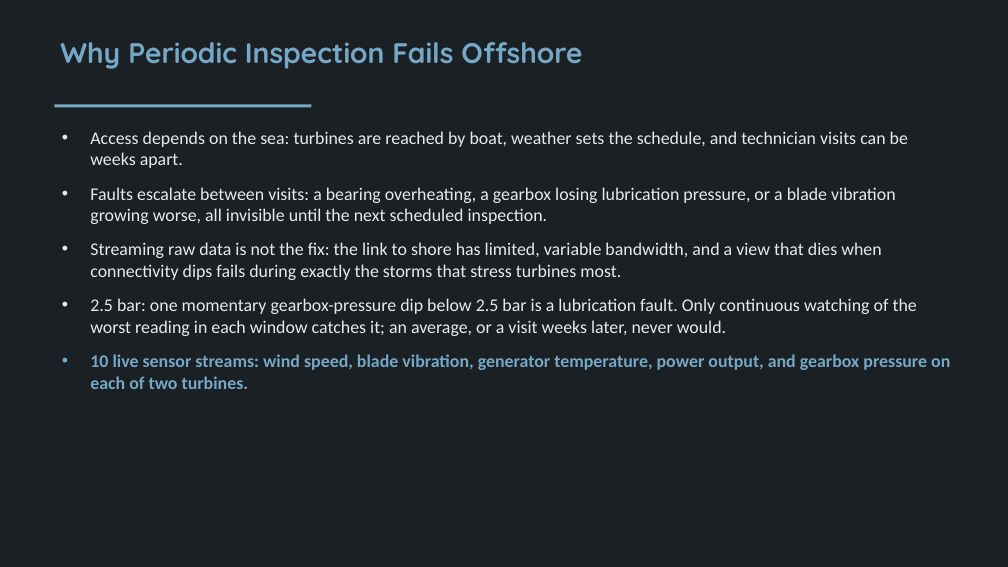
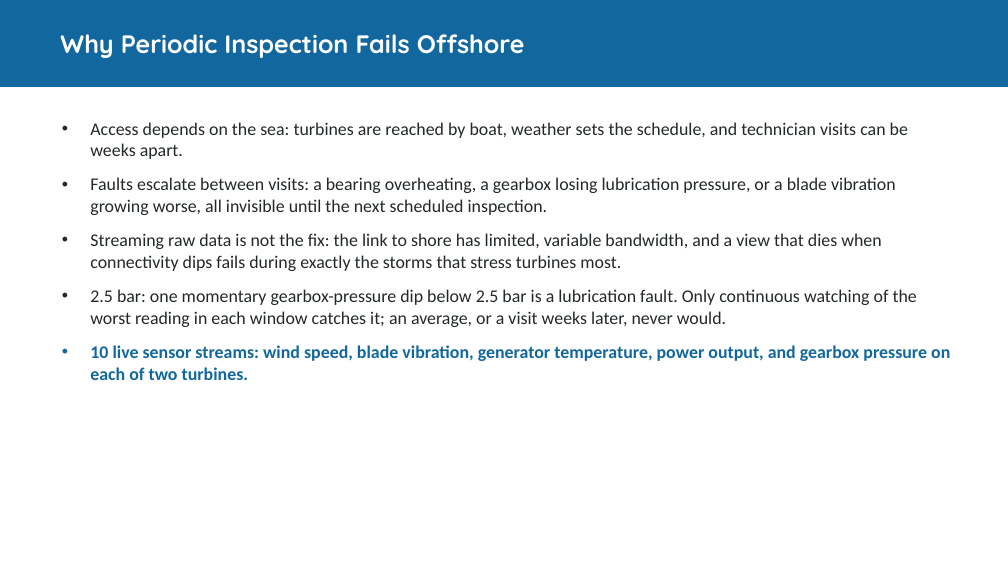
Before and after one commit to valletivarish/FEC_version_2, a slide deck: slide 2 of ppt/X25173421_offshore-wind-farm.pptx. Drawn at 1008x567 pixels with LibreOffice and Linux fonts; fonts in the diff are those of the drawing. Boxes give left, top, right and bottom in pixels: in the first picture for what was removed or moved away, otherwise in the second. Text is boxed around its words. In the diff, an @@ line names an element or a change of style, - is before the commit and + after.

Commit message:
Vishvaksen deck: move content off the dark archetype to a light band layout so its background no longer matches Gopi's marine-vessel deck

```diff
--- a/ppt/X25173421_offshore-wind-farm.pptx
+++ b/ppt/X25173421_offshore-wind-farm.pptx
@@ rectangle: place and size @@
-rectangle at (0, 0, 1008, 567)
+rectangle at (0, 0, 1008, 87)
@@ rectangle at (0, 0, 1008, 87): fill #1B2024 to #12689E @@
@@ title "Why Periodic Inspection Fails Offshore": place and size @@
-title "Why Periodic Inspection Fails Offshore" at (60, 42, 582, 69)
+title "Why Periodic Inspection Fails Offshore" at (60, 34, 525, 58)
@@ title "Why Periodic Inspection Fails Offshore" at (60, 34, 525, 58): size 27 to 24 pt, text colour #75A7C6 to #FFFFFF; vertical alignment top to middle @@
@@ text "Access depends on the sea: ...": place and size @@
-text "Access depends on the sea: ..." at (90, 131, 950, 389)
+text "Access depends on the sea: ..." at (90, 122, 950, 380)
@@ text "Access depends on the sea: ..." at (90, 122, 950, 380): text colour #E6EBE8 to #232A26 in "Access depends on the sea: turbines are ...", "Faults escalate between visits: a bearing overheating, ...", "Streaming raw data is not the fix: ...", "2.5 bar: one momentary gearbox-pressure dip below ..."; text colour #75A7C6 to #12689E in "10 live sensor streams: wind speed, blade ..." @@
@@ rectangle removed at (54, 104, 312, 107) @@
```
Also in this commit, not shown: 4 other slides changed.
